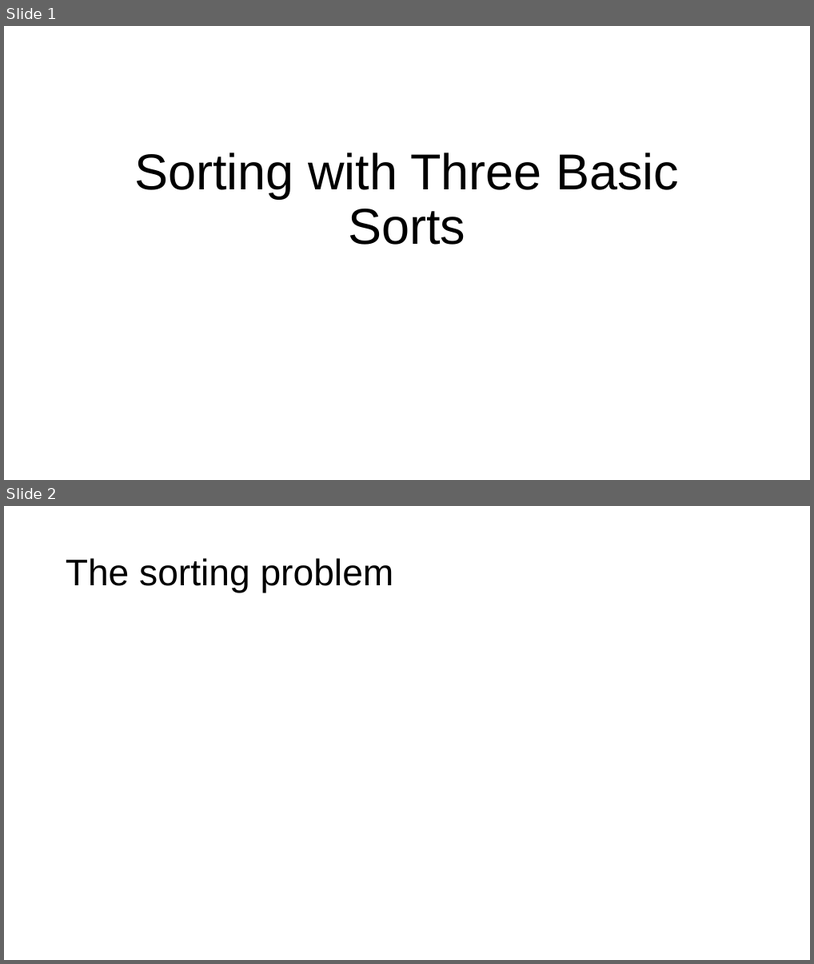
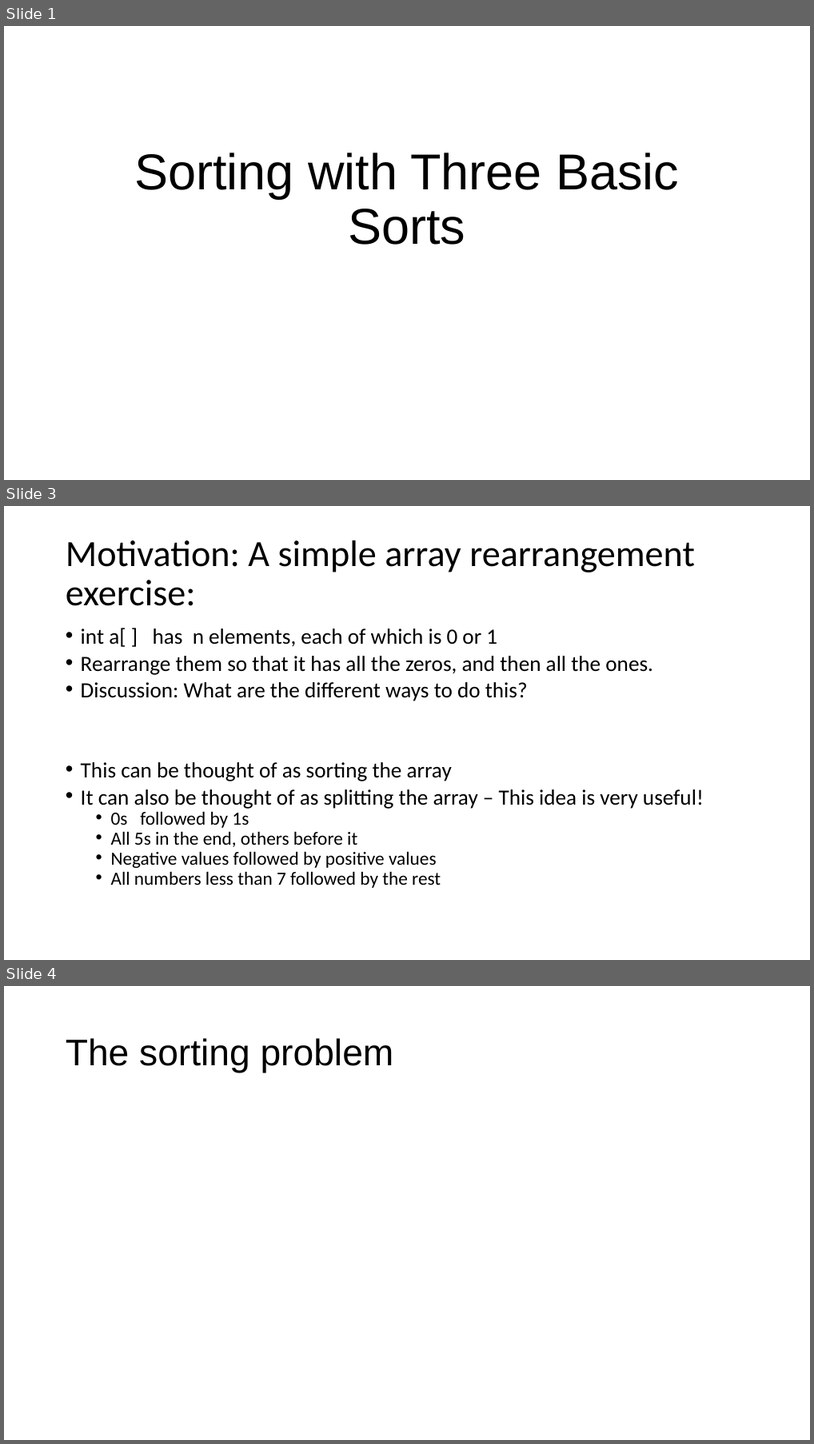
Before and after one commit to rbadrinath/FCP, a slide deck: slides/11-Three-Basic-Sorts.pptx. Shown one above the other, each under a label of ours: slides 1 and 2 before the commit, slides 1, 3 and 4 after it; the slides between them are not shown. The pictures are 814x964 and 814x1444 pixels, drawn with LibreOffice and Linux fonts; fonts in the diff are those of the drawing; grey boxes stand for pictures. Boxes give left, top, right and bottom in pixels: in the first picture for what was removed or moved away, otherwise in the second. Text is boxed around its words. In the diff, an @@ line names an element or a change of style, - is before the commit and + after.

```diff
--- a/slides/11-Three-Basic-Sorts.pptx
+++ b/slides/11-Three-Basic-Sorts.pptx
@@ slide 3 added at <box>4,506,810,960</box>, background #FFFFFF @@
@@ title added at <box>66,540,695,606</box>, 44 pt, text #000000 @@
+Motivation: A simple array rearrangement exercise:
@@ text added at <box>81,628,704,888</box>, 25.9 pt, text #000000 @@
+• int a[ ] has n elements, each of which is 0 or 1
+• Rearrange them so that it has all the zeros, and then all the ones.
+• Discussion: What are the different ways to do this?
+• This can be thought of as sorting the array
+• It can also be thought of as splitting the array – This idea is very useful!
+  • 0s followed by 1s
+  • All 5s in the end, others before it
+  • Negative values followed by positive values
+  • All numbers less than 7 followed by the rest
@@ what was slide 2 is now slide 4 @@
```
Also in this commit, not shown: 2 slides changed, 4 other slides added, 8 other files.
